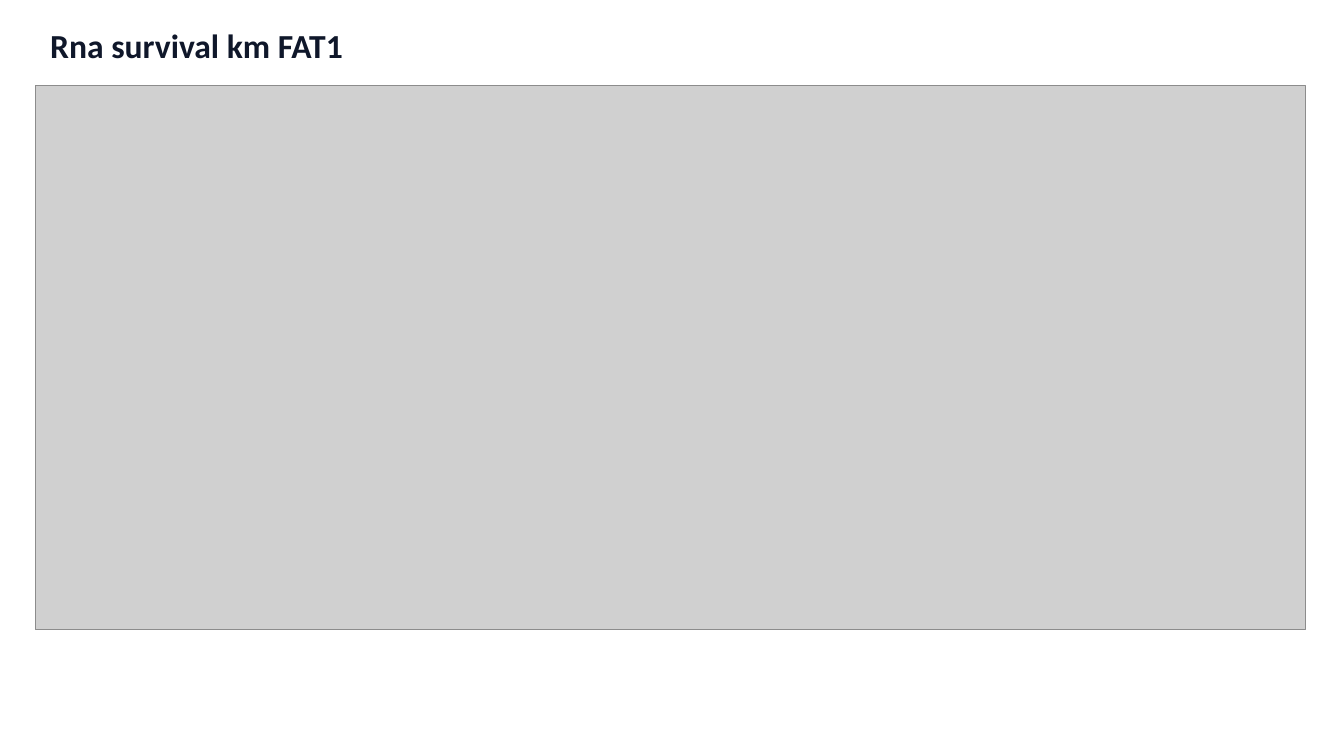
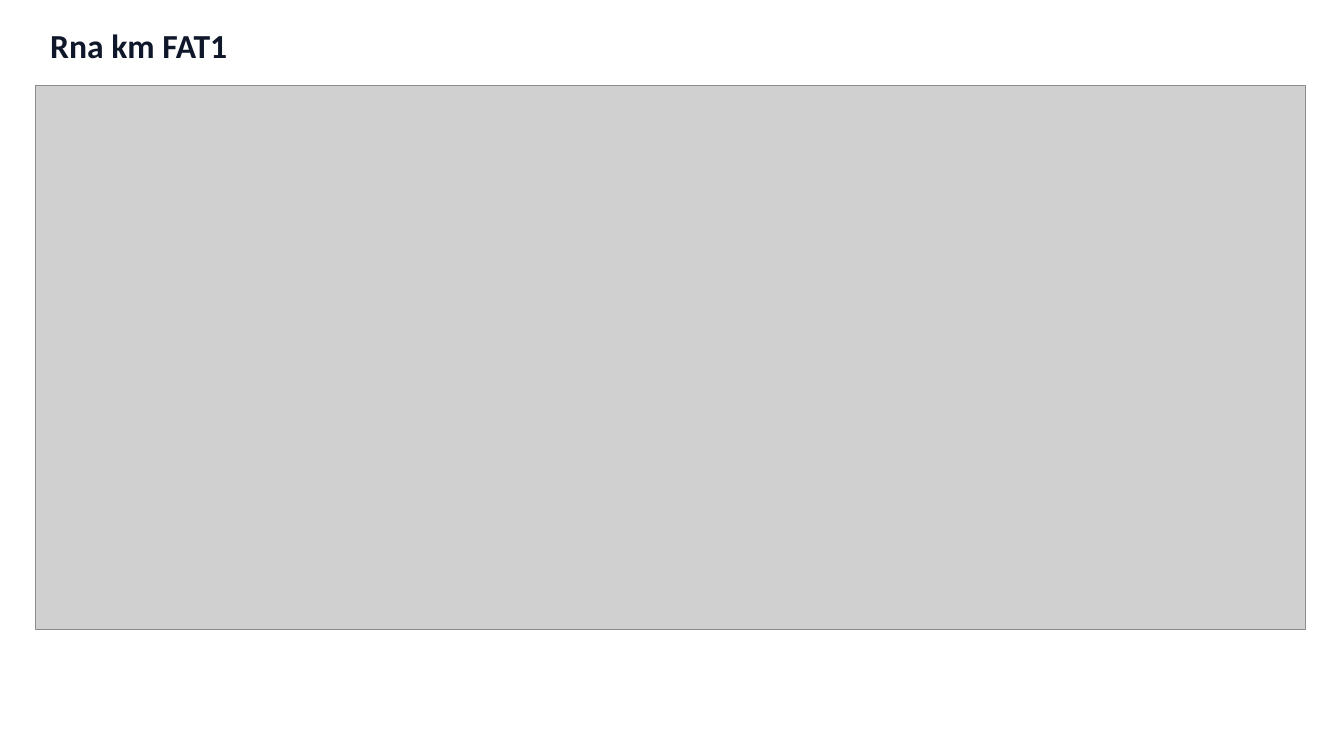
Before and after one commit to aonkondey01/HistoGEN-NucleateNY-NextGen-BioAgents-Hackathon, a slide deck: slide 26 of data/tcga_lung/important_lung_genes/visual_report/TCGA_Lung_Visual_Summary.pptx (slide 27 before the commit). Drawn at 1344x756 pixels with LibreOffice and Linux fonts; fonts in the diff are those of the drawing; grey boxes stand for pictures. Boxes give left, top, right and bottom in pixels: in the first picture for what was removed or moved away, otherwise in the second. Text is boxed around its words. In the diff, an @@ line names an element or a change of style, - is before the commit and + after.

```diff
--- a/data/tcga_lung/important_lung_genes/visual_report/TCGA_Lung_Visual_Summary.pptx
+++ b/data/tcga_lung/important_lung_genes/visual_report/TCGA_Lung_Visual_Summary.pptx
@@ text at bbox=[50, 34, 227, 59]: text changed @@
-Rna survival km FAT1
+Rna km FAT1
```
Also in this commit, not shown: 6 other slides changed, 3 slides removed, 15 other files.
